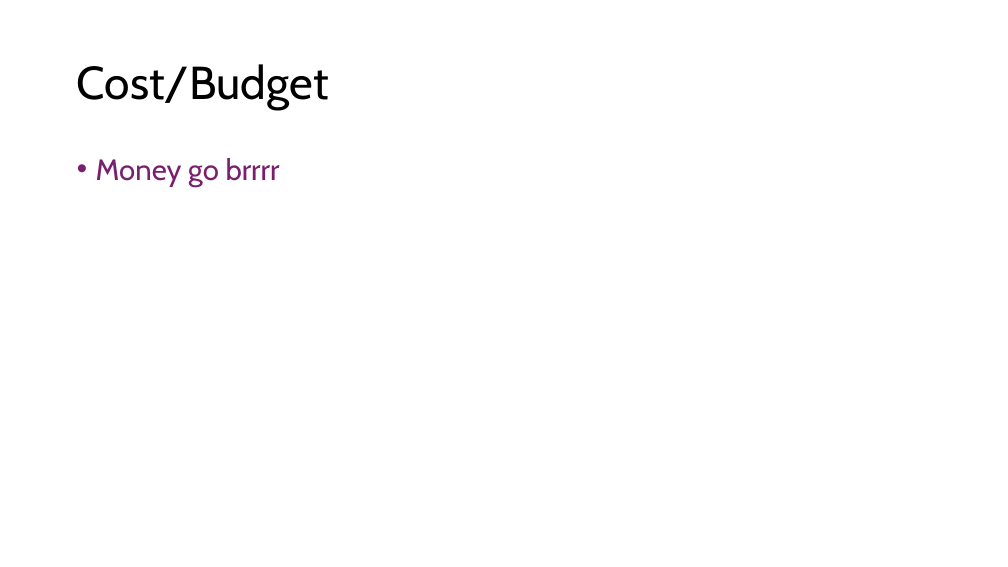
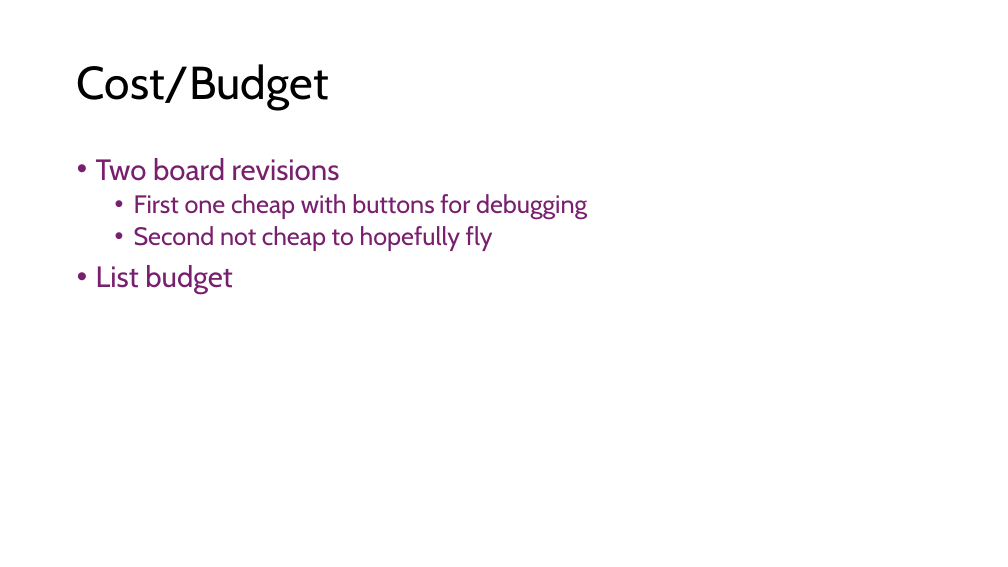
Before and after one commit to Tannyr-Singleterry/ECE590_SeniorDesign, a slide deck: slide 13 of Documents/CDR/CDR_Presentation.pptx (slide 12 before the commit). Drawn at 1008x567 pixels with LibreOffice and Linux fonts; fonts in the diff are those of the drawing. Boxes give left, top, right and bottom in pixels: in the first picture for what was removed or moved away, otherwise in the second. Text is boxed around its words. In the diff, an @@ line names an element or a change of style, - is before the commit and + after.

```diff
--- a/Documents/CDR/CDR_Presentation.pptx
+++ b/Documents/CDR/CDR_Presentation.pptx
@@ text at [96, 158, 587, 294]: text changed; size 28 to 24 pt @@
-• Money go brrrr
+• Two board revisions
+  • First one cheap with buttons for debugging
+  • Second not cheap to hopefully fly
+• List budget
```
Also in this commit, not shown: 9 other slides changed, 2 slides added, 1 slide removed, 2 other files.
